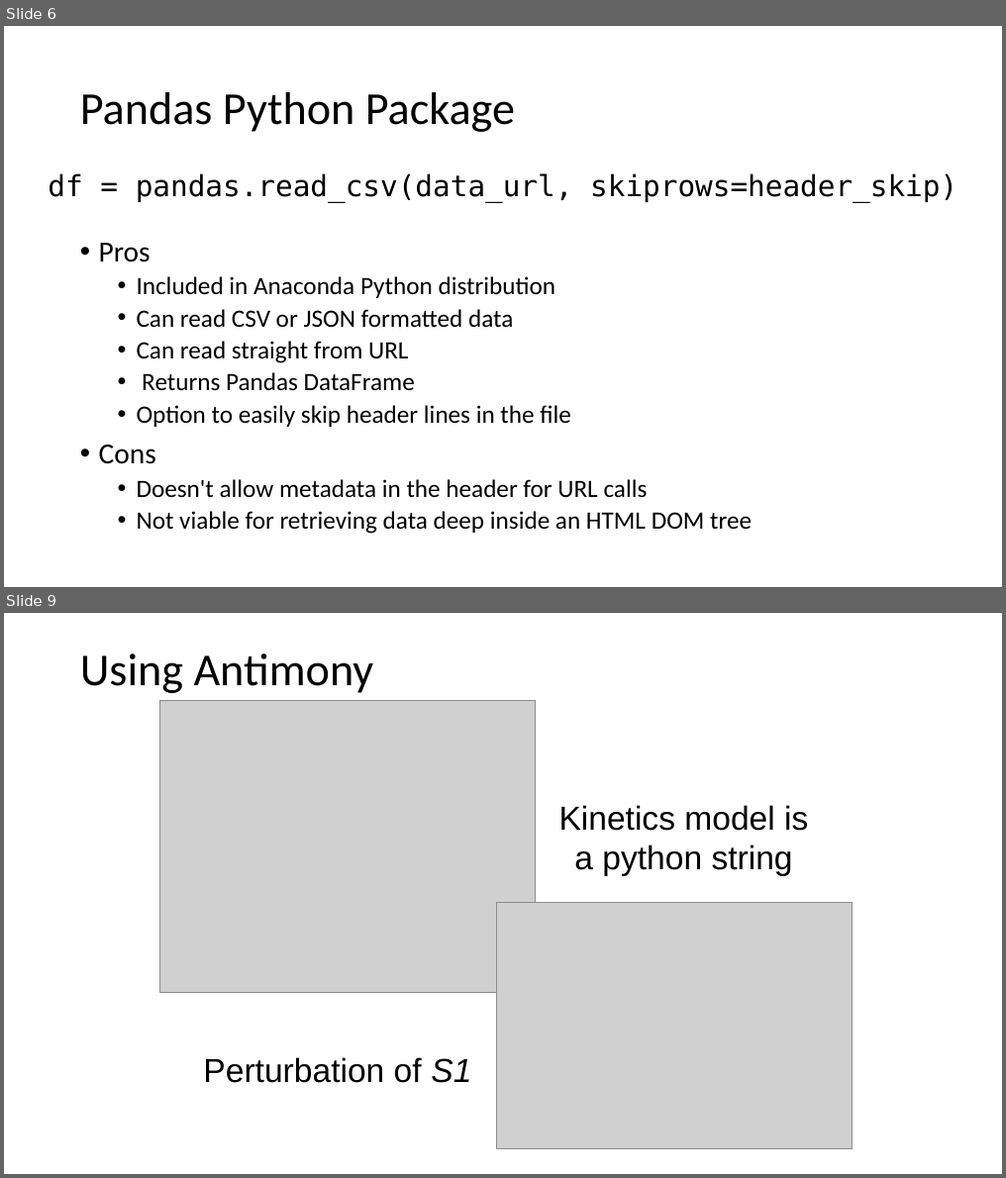
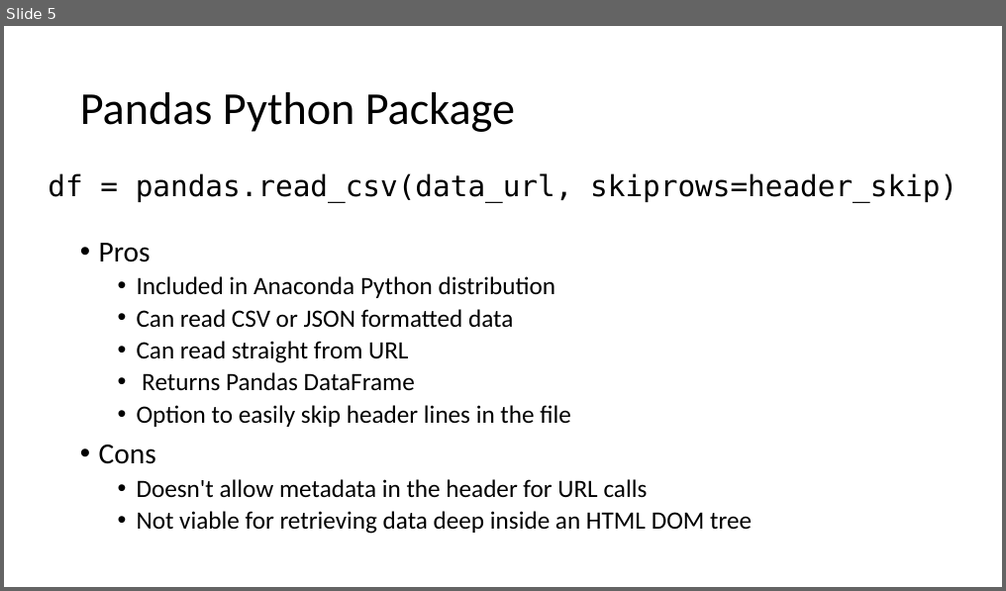
Before and after one commit to toddschultz/DegreesOfClimateChange, a slide deck: doc/design/TechnologyReview.pptx. Shown one above the other, each under a label of ours: slides 6 and 9 before the commit, slide 5 after it; the slides between them are not shown. The pictures are 1006x1178 and 1006x591 pixels, drawn with LibreOffice and Linux fonts; fonts in the diff are those of the drawing; grey boxes stand for pictures. Boxes give left, top, right and bottom in pixels: in the first picture for what was removed or moved away, otherwise in the second. Text is boxed around its words. In the diff, an @@ line names an element or a change of style, - is before the commit and + after.

```diff
--- a/doc/design/TechnologyReview.pptx
+++ b/doc/design/TechnologyReview.pptx
@@ slide 9 removed at (4,613,1002,1174), background #FFFFFF @@
@@ title removed at (80,654,374,693) @@
-Using Antimony
@@ picture removed at (159,700,535,992) @@
@@ text removed at (559,805,808,876) @@
-Kinetics model is a python string
@@ picture removed at (497,902,853,1149) @@
@@ text removed at (203,1058,471,1083) @@
-Perturbation of S1
@@ what was slide 6 is now slide 5 @@
```
Also in this commit, not shown: 2 slides added, 3 other slides removed.
